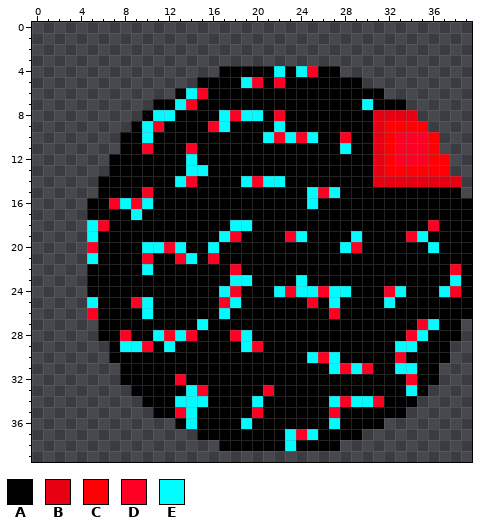
A pixel-art sprite gets an edit: GameProject566/sprites/PS_right2.png. Above, as it was before the edit.
The file is 40x40 pixels.
Palette (. is transparent): A #000000  B #e60012  C #ff0005  D #ff0024  E #00fcff
The result:
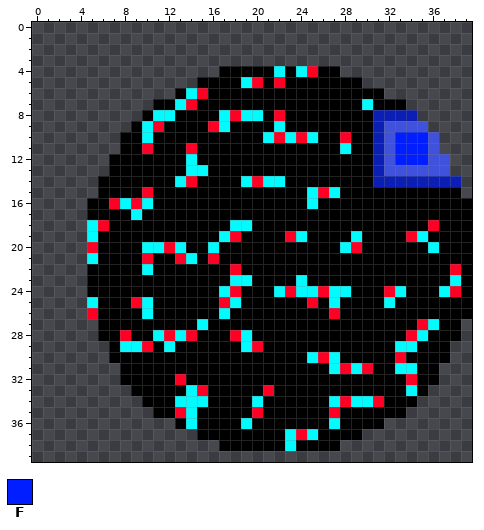
Colours new in this view: F #001eff
The edit:
@@ palette @@
-B #e60012
+B #0b1fb5
-C #ff0005
+C #4052db
@@ x 31..37 @@
  9 BCCCC..
-10 BCDDDC.
-11 BCDDDC.
-12 BCDDDCC
+10 BCFFFC.
+11 BCFFFC.
+12 BCFFFCC
 13 BCCCCCC
Changed places in both pictures, as pixel boxes (x1, y1, x2, y2):
changed: (373, 110, 461, 187)
